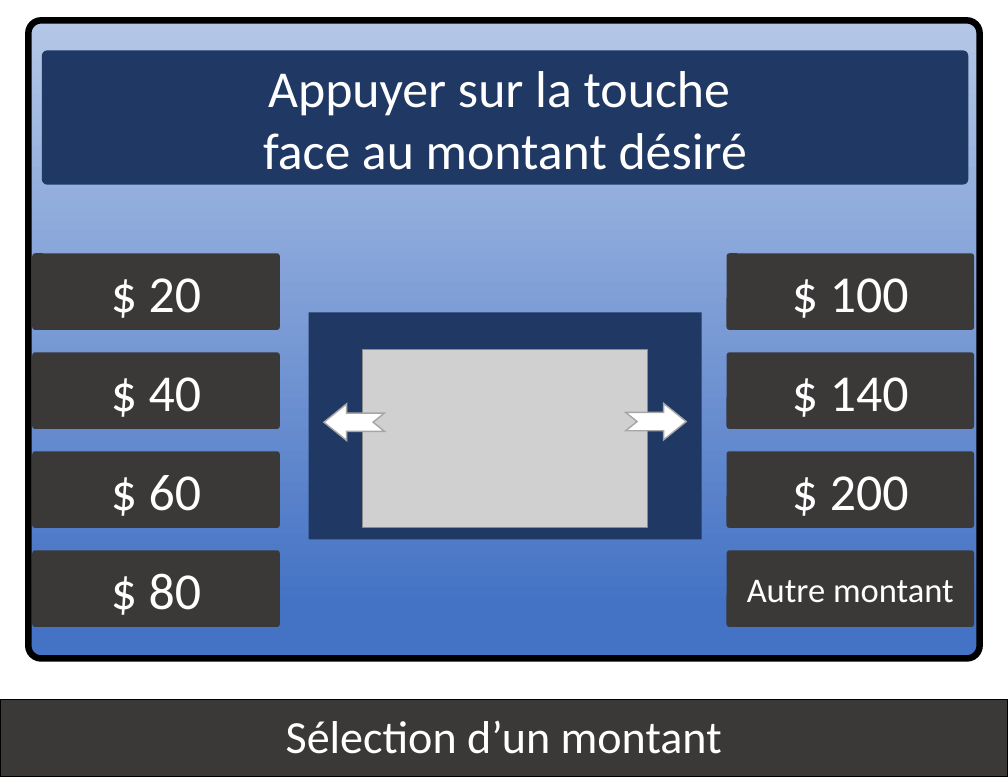
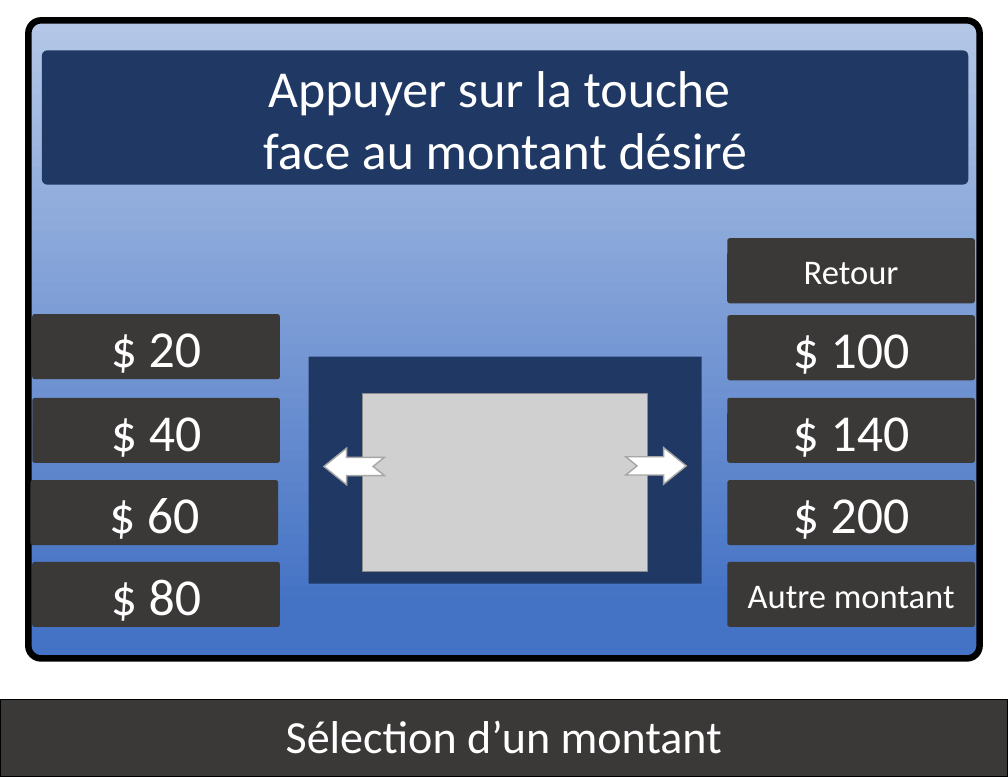
Before and after one commit to kyweez/CDA-15-APPLICATION-DESIGN, a slide deck: slide 9 of GAB/Version-aurelien/IHM-aurelien.pptx (slide 6 before the commit). Drawn at 1008x777 pixels with LibreOffice and Linux fonts; fonts in the diff are those of the drawing; grey boxes stand for pictures. Boxes give left, top, right and bottom in pixels: in the first picture for what was removed or moved away, otherwise in the second. Text is boxed around its words. In the diff, an @@ line names an element or a change of style, - is before the commit and + after.

```diff
--- a/GAB/Version-aurelien/IHM-aurelien.pptx
+++ b/GAB/Version-aurelien/IHM-aurelien.pptx
@@ rounded rectangle added at (728, 239, 976, 304), fill #3B3838, 24 pt, text #FFFFFF @@
+Retour
@@ rounded rectangle "$ 20": place and size @@
-rounded rectangle "$ 20" at (32, 253, 280, 330)
+rounded rectangle "$ 20" at (32, 314, 280, 380)
@@ rounded rectangle "$ 100": place and size @@
-rounded rectangle "$ 100" at (727, 253, 975, 330)
+rounded rectangle "$ 100" at (728, 315, 976, 381)
@@ rounded rectangle "$ 40": place and size @@
-rounded rectangle "$ 40" at (32, 353, 280, 429)
+rounded rectangle "$ 40" at (32, 398, 280, 464)
@@ rounded rectangle "$ 140": place and size @@
-rounded rectangle "$ 140" at (727, 353, 975, 429)
+rounded rectangle "$ 140" at (728, 398, 976, 464)
@@ 2 notched right arrows, 1 picture, 1 rectangle: place and size @@
-2 notched right arrows, 1 picture, 1 rectangle at (309, 313, 702, 540)
+2 notched right arrows, 1 picture, 1 rectangle at (309, 357, 702, 584)
@@ rounded rectangle "$ 60": place and size @@
-rounded rectangle "$ 60" at (32, 452, 280, 529)
+rounded rectangle "$ 60" at (30, 480, 278, 545)
@@ rounded rectangle "$ 200": place and size @@
-rounded rectangle "$ 200" at (727, 452, 975, 529)
+rounded rectangle "$ 200" at (728, 480, 976, 545)
@@ rounded rectangle "$ 80": place and size @@
-rounded rectangle "$ 80" at (32, 551, 280, 627)
+rounded rectangle "$ 80" at (32, 562, 280, 627)
@@ rounded rectangle "Autre montant": place and size @@
-rounded rectangle "Autre montant" at (727, 551, 975, 627)
+rounded rectangle "Autre montant" at (728, 562, 976, 627)
```
Also in this commit, not shown: 3 other slides changed, 3 slides added, 1 other file.
